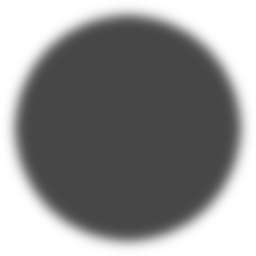
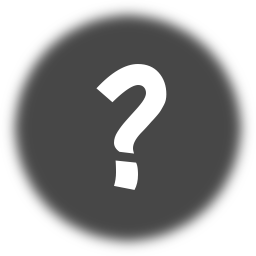
Layer changes from the first (256, 256) image to the second:
added layer "?" above "Interro" over (96, 64, 167, 190)
